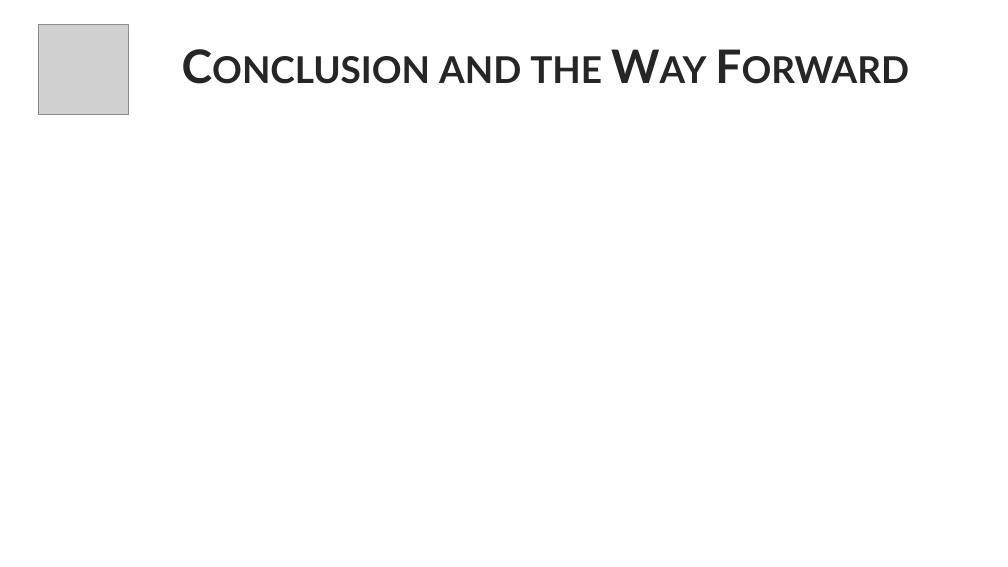
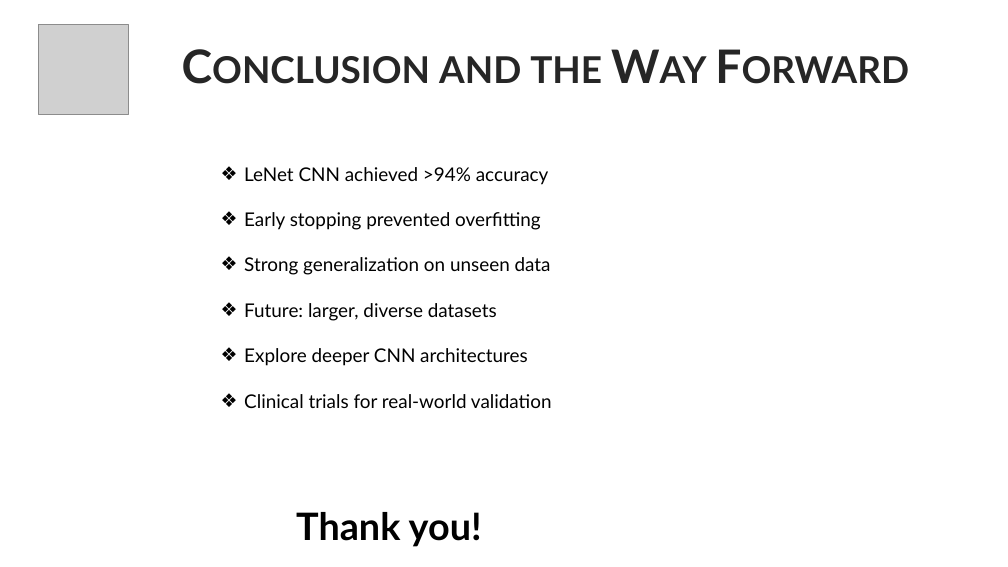
Before and after one commit to anodiamadmin/AIML, a slide deck: slide 8 of 07NuralNetworks/TF/002MalariaProject/ProjectReport/slides.pptx. Drawn at 1008x567 pixels with LibreOffice and Linux fonts; fonts in the diff are those of the drawing; grey boxes stand for pictures. Boxes give left, top, right and bottom in pixels: in the first picture for what was removed or moved away, otherwise in the second. Text is boxed around its words. In the diff, an @@ line names an element or a change of style, - is before the commit and + after.

```diff
--- a/07NuralNetworks/TF/002MalariaProject/ProjectReport/slides.pptx
+++ b/07NuralNetworks/TF/002MalariaProject/ProjectReport/slides.pptx
@@ text added at (244, 167, 552, 547), 18 pt, text #000000 @@
+❖ LeNet CNN achieved >94% accuracy
+❖ Early stopping prevented overfitting
+❖ Strong generalization on unseen data
+❖ Future: larger, diverse datasets
+❖ Explore deeper CNN architectures
+❖ Clinical trials for real-world validation
+Thank you!
```
Also in this commit, not shown: 2 other slides changed, 2 other files.
